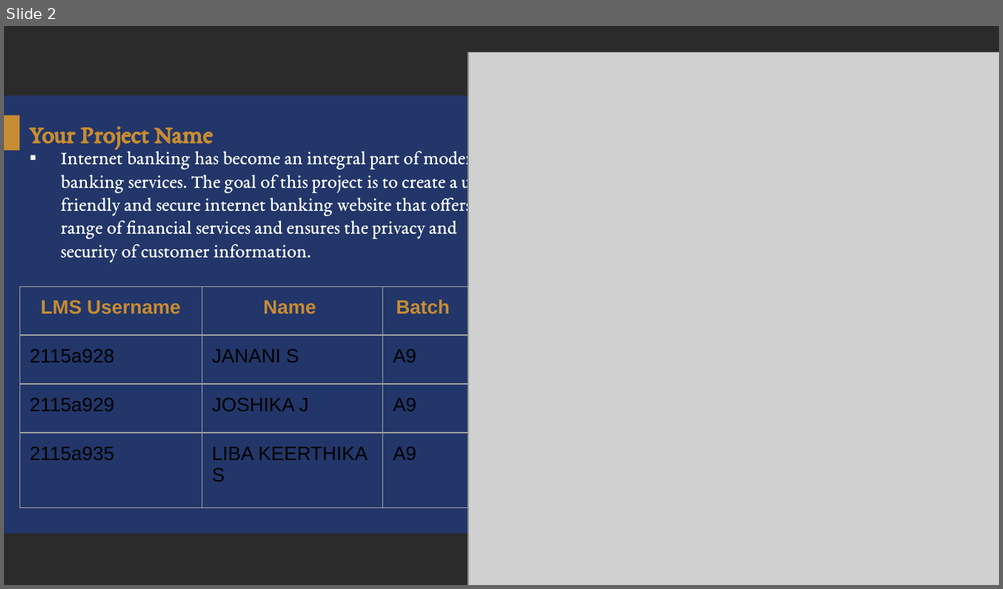
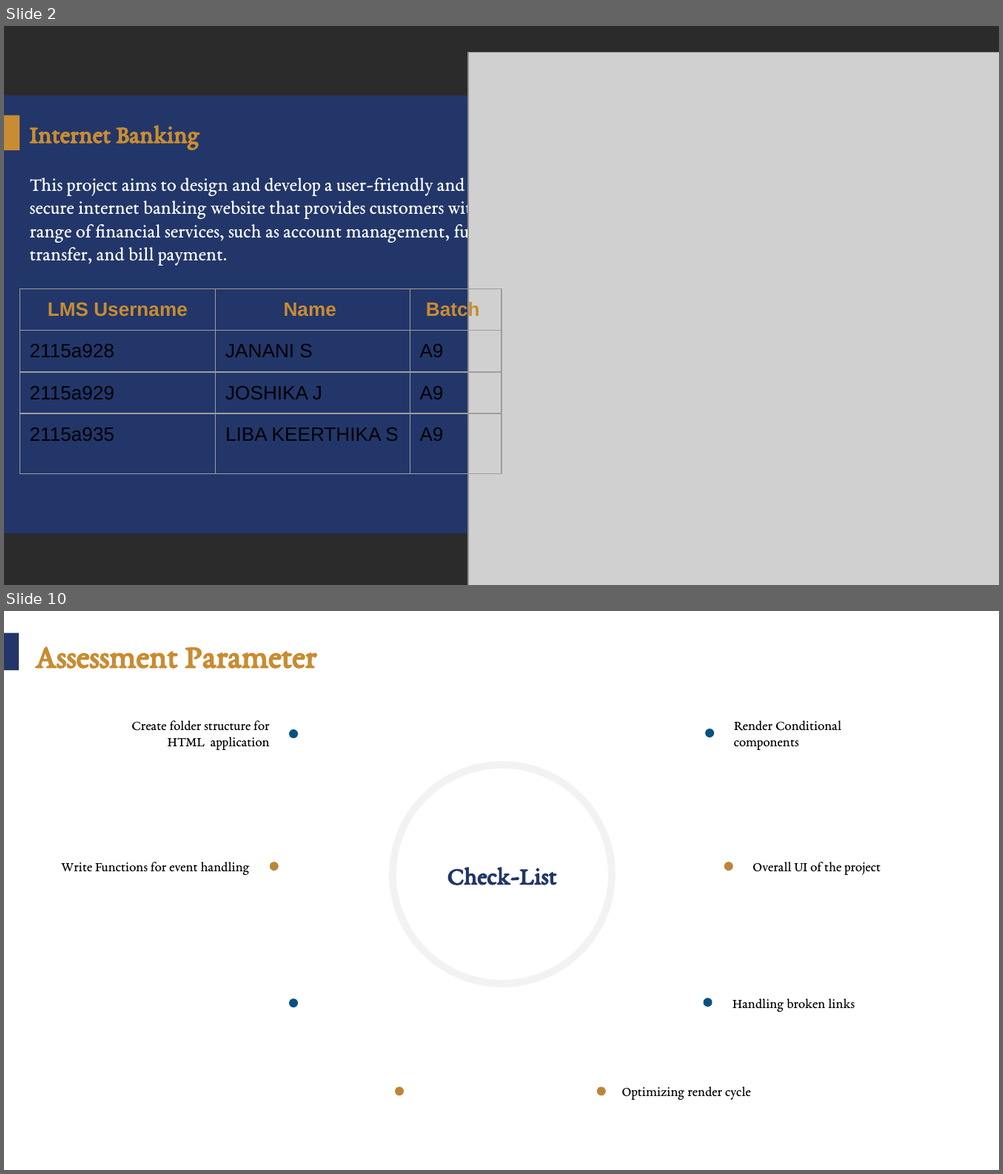
Before and after one commit to Jananijaa/Group_A9_11, a slide deck: Group_A9_11.pptx. Shown one above the other, each under a label of ours: slide 2 before the commit, slides 2 and 10 after it; the slides between them are not shown. The pictures are 1003x589 and 1003x1174 pixels, drawn with LibreOffice and Linux fonts; fonts in the diff are those of the drawing; grey boxes stand for pictures; background and template pictures are left out; a plain dark background stands for a picture behind light text. Boxes give left, top, right and bottom in pixels: in the first picture for what was removed or moved away, otherwise in the second. Text is boxed around its words. In the diff, an @@ line names an element or a change of style, - is before the commit and + after.

```diff
--- a/Group_A9_11.pptx
+++ b/Group_A9_11.pptx
@@ slide 10 added at [4,611,999,1170], background picture (left out) @@
@@ rectangle added at [4,633,19,671], fill #22366A @@
@@ text added at [35,647,316,669], 24 pt, text #C88C32, bold @@
+Assessment Parameter
@@ text added at [131,721,270,750], 10 pt, text #000000 @@
+Create folder structure for HTML application
@@ text added at [734,721,841,750], 10 pt, text #000000 @@
+Render Conditional components
@@ group added at [270,729,733,1096]: 10 ellipses @@
@@ text added at [61,862,250,875], 10 pt, text #000000 @@
+Write Functions for event handling
@@ text added at [447,867,557,886], 18 pt, text #223669, bold @@
+Check-List
@@ text added at [752,862,880,875], 10 pt, text #000000 @@
+Overall UI of the project
@@ text added at [732,999,854,1012], 10 pt, text #000000 @@
+Handling broken links
@@ text added at [621,1087,751,1100], 10 pt, text #000000 @@
+Optimizing render cycle
@@ slide 2 changed as well @@
@@ title at [29,125,199,150]: text changed @@
-Your Project Name
+Internet Banking
@@ text at [30,178,489,265]: text changed @@
-▪ Internet banking has become an integral part of modern banking services. The goal of this project is to create a user-friendly and secure internet banking website that offers a range of financial services and ensures the privacy and security of customer information.
+This project aims to design and develop a user-friendly and secure internet banking website that provides customers with a range of financial services, such as account management, fund transfer, and bill payment.
@@ table: place and size @@
-table at [20,286,469,508]
+table at [20,289,501,486]
```
Also in this commit, not shown: 4 other slides changed, 5 other slides added, 3 slides removed.
